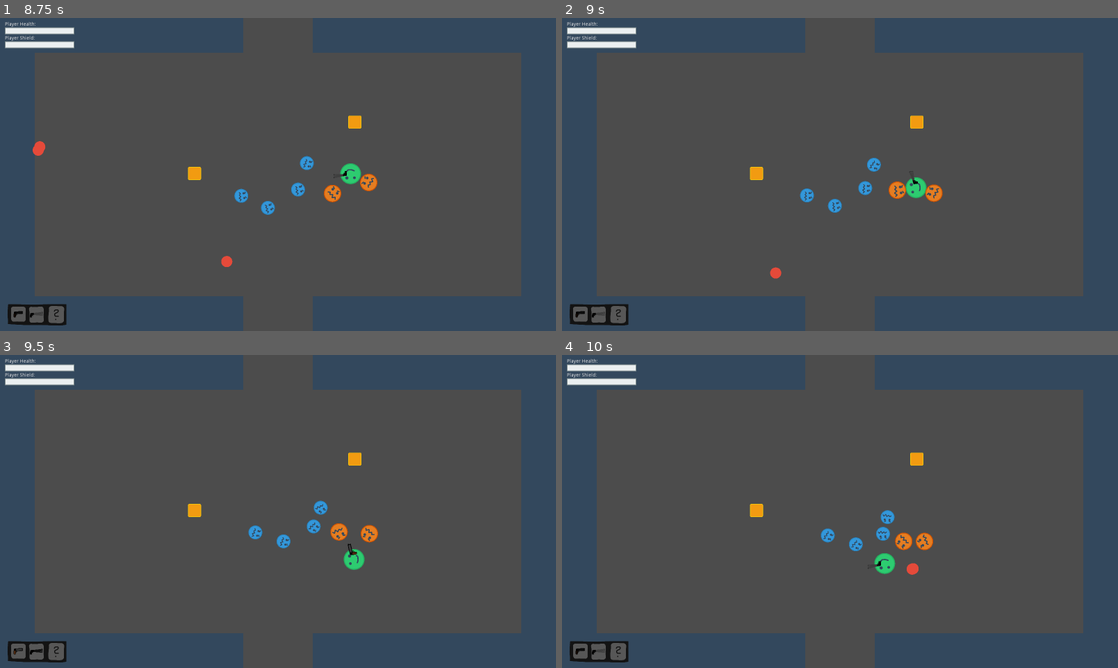
Above: before the commit, frames 1-4 (two rows, left to right).
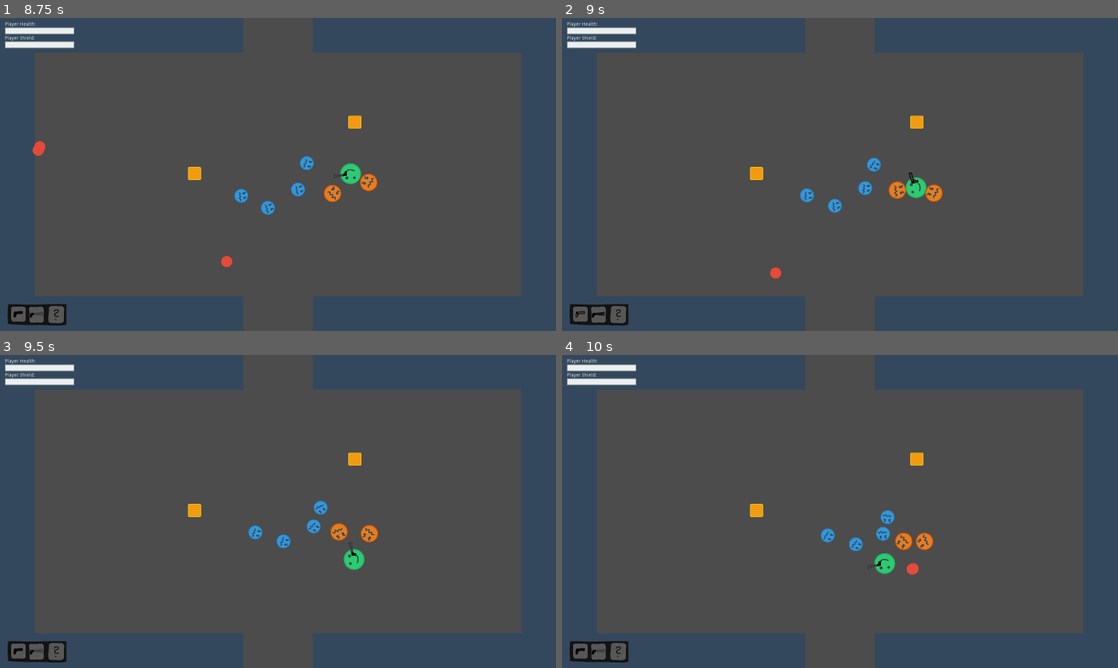
Above: after the commit, the same moments.

Repository: dominik-pm/CircleHead
Game: Godot game, scene res://Startscene/Startscene.tscn
Same seed, same stepped clock (60 frames per second), same inputs: the game is played once before the commit and once after it.
Inputs (mouse positions are in pixels of both pictures, inside the frame that each line leads up to):
- Up to frame 1 (8.75 s): click "Start" at 0.5 s; move the mouse to (400, 158) at 1.27 s; hold Right (ui_right) 1.28-2.03 s; tap E (player_next_weapon) at 1.35, 2.3, 2.85, 3.8, 5.1, 6.6, 8.3 s; tap Q (player_prev_weapon) at 1.55, 2.1, 3.05, 3.6, 4.55, 5.85, 7.35 s; move the mouse to (166, 190) at 2.02 s; hold Down (ui_down) 2.03-2.78 s; move the mouse to (333, 105) at 2.77 s; hold Right (ui_right) 2.78-3.53 s; move the mouse to (250, 237) at 3.52 s; hold Up (ui_up) 3.53-4.28 s; move the mouse to (444, 221) at 4.27 s; hold Space (player_shoot) 4.28-5.03 s; hold Left (ui_left) 4.28-5.78 s; move the mouse to (111, 127) at 5.02 s; move the mouse to (305, 174) at 5.77 s; hold Down (ui_down) 5.78-6.53 s; move the mouse to (194, 96) at 6.52 s; hold Right (ui_right) 6.53-7.28 s; move the mouse to (400, 158) at 7.27 s; hold Up (ui_up) 7.28-8.03 s; move the mouse to (166, 190) at 8.02 s; hold Right (ui_right) from 8.03 s (still down); tap Space (player_shoot) at 8.1 s
- Up to frame 2 (9 s): move the mouse to (895, 105) at 8.77 s; release Right (ui_right) at 8.78 s; hold Down (ui_down) from 8.78 s (still down); tap E (player_next_weapon) at 8.85 s
- Up to frame 3 (9.5 s): keep holding Down (ui_down); tap Q (player_prev_weapon) at 9.05 s
- Up to frame 4 (10 s): move the mouse to (812, 574) at 9.52 s; release Down (ui_down) at 9.53 s; hold Left (ui_left) from 9.53 s (still down); tap Q (player_prev_weapon) at 9.6 s; tap E (player_next_weapon) at 9.8 s

Frame 1 is identical in both runs. In frame 2, less than 0.1% of the frame differs, in the area x 2-65%, y 48-96%; in frame 3, less than 0.1%, in the area x 2-65%, y 59-96%; in frame 4, nothing differs.
Error before the commit: Invalid get index '1' (on base: 'Array'). (res://Player/Player.gd:189)

Commit message:
Fixed gun switch bug

Diff:
--- a/Player/Player.gd
+++ b/Player/Player.gd
@@ -166,6 +166,7 @@
 		heal(50)
 
 func next_gun():
+	var all_guns = get_node("Guns").get_children()
 	# calculate index of the next gun
 	var new_index = current_gun_index + 1
 	# if already at the last gun and player switches to higher index set index to first
@@ -174,6 +175,7 @@
 	change_gun(new_index)
 
 func prev_gun():
+	var all_guns = get_node("Guns").get_children()
 	# calculate index of the previous gun
 	var new_index = current_gun_index - 1
 	# if already at the last gun and player switches to higher index set index to first
@@ -183,14 +185,14 @@
 
 func change_gun(i):
 	# get all guns from inventory
-	var all_guns = get_node("Guns").get_children()
+	var guns_inventory = get_node("Guns").get_children()
 
 	# set the current gun to the gun that should be changed to
-	current_gun = all_guns[i]
+	current_gun = guns_inventory[i]
 	current_gun_index = i
 
 	# hide all guns
-	for gun in all_guns:
+	for gun in guns_inventory:
 		gun.visible = false
 
 	# display current gun
--- a/Startscene/Button.gd
+++ b/Startscene/Button.gd
@@ -1,14 +1,4 @@
 extends Button
 
-# Declare member variables here. Examples:
-# var a = 2
-# var b = "text"
-
-# Called when the node enters the scene tree for the first time.
-func _ready():
-	pass # Replace with function body.
 func _pressed():
 	get_tree().change_scene("Level 1.tscn")
-# Called every frame. 'delta' is the elapsed time since the previous frame.
-#func _process(delta):
-#	pass
Not shown, added: Sounds/powerful_gun.mp3
